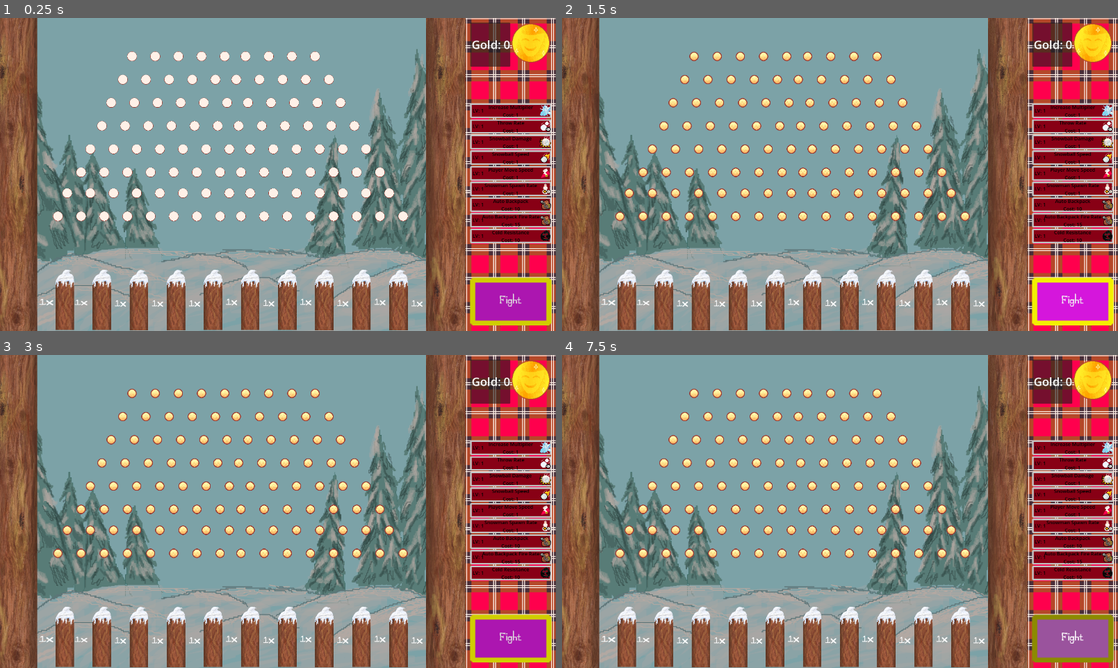
Above: before the commit, frames 1-4 (two rows, left to right).
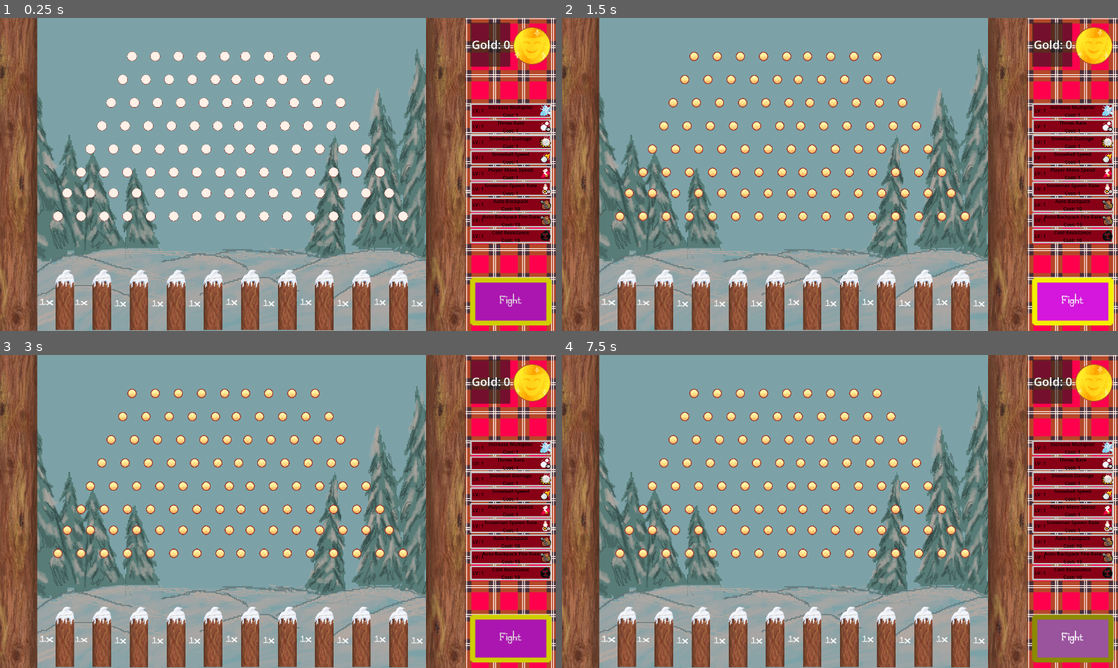
Above: after the commit, the same moments.

Repository: Parker-Vetter/snow-man-brawl
Game: Godot game, scene res://PeggleDrop/PeggleDrop.tscn
Same seed, same stepped clock (60 frames per second), same inputs: the game is played once before the commit and once after it. This scene is started directly instead of the project's main scene. The engine's default icon, where the game draws it, is replaced by a stand-in: a white triangle on a blue panel in a dark square.
Inputs (mouse positions are in pixels of both pictures, inside the frame that each line leads up to):
- Up to frame 1 (0.25 s): no input
- Up to frame 2 (1.5 s): click "Fight" at 0.5 s; click "Fight" at 1.25 s
- Up to frame 3 (3 s): click "Fight" at 2 s; tap Enter at 2.75 s; move the mouse to (44, 639) at 2.77 s; hold Space (Shoot) from 2.78 s (still down); click (44, 639) at 2.92 s
- Up to frame 4 (7.5 s): move the mouse to (645, 639) at 3.52 s; release Space (Shoot) at 3.53 s; tap Space (Shoot) at 3.6, 5.1, 6.6 s; click (645, 639) at 3.67 s; tap Enter at 4.25, 5.75 s; move the mouse to (684, 642) at 4.27 s; hold Space (Shoot) 4.28-5.03 s; click (684, 642) at 4.42 s; move the mouse to (717, 642) at 5.02 s; click (717, 642) at 5.17 s; move the mouse to (756, 642) at 5.77 s; hold Space (Shoot) 5.78-6.53 s; click (756, 642) at 5.92 s; move the mouse to (795, 639) at 6.52 s; click (795, 639) at 6.67 s; move the mouse to (828, 642) at 7.27 s; hold Space (Shoot) from 7.28 s (still down); click (828, 642) at 7.42 s

The runs differ from the first frame. In frame 1, 0.3% of the frame differs, in the area x 92-100%, y 1-15%; in frame 2, 0.3%; in frame 3, 0.3%; in frame 4, 0.3%.
Error in both runs: Out of bounds get index '0' (on base: 'Array[Node]') (res://PeggleDrop/UI/ui_fight.gd:8)

Commit message:
set coin to auto play

Diff:
--- a/PeggleDrop/PeggleDrop.tscn
+++ b/PeggleDrop/PeggleDrop.tscn
@@ -98,6 +98,49 @@
 
 [sub_resource type="StyleBoxEmpty" id="StyleBoxEmpty_pgt64"]
 
+[sub_resource type="AtlasTexture" id="AtlasTexture_w1oa5"]
+atlas = ExtResource("16_w1oa5")
+region = Rect2(0, 0, 96, 96)
+
+[sub_resource type="AtlasTexture" id="AtlasTexture_4vbll"]
+atlas = ExtResource("16_w1oa5")
+region = Rect2(96, 0, 96, 96)
+
+[sub_resource type="AtlasTexture" id="AtlasTexture_i4ga3"]
+atlas = ExtResource("16_w1oa5")
+region = Rect2(192, 0, 96, 96)
+
+[sub_resource type="AtlasTexture" id="AtlasTexture_h6jgu"]
+atlas = ExtResource("16_w1oa5")
+region = Rect2(288, 0, 96, 96)
+
+[sub_resource type="AtlasTexture" id="AtlasTexture_o1kvh"]
+atlas = ExtResource("16_w1oa5")
+region = Rect2(384, 0, 96, 96)
+
+[sub_resource type="SpriteFrames" id="SpriteFrames_y7ifg"]
+animations = [{
+"frames": [{
+"duration": 1.0,
+"texture": SubResource("AtlasTexture_w1oa5")
+}, {
+"duration": 1.0,
+"texture": SubResource("AtlasTexture_4vbll")
+}, {
+"duration": 1.0,
+"texture": SubResource("AtlasTexture_i4ga3")
+}, {
+"duration": 1.0,
+"texture": SubResource("AtlasTexture_h6jgu")
+}, {
+"duration": 1.0,
+"texture": SubResource("AtlasTexture_o1kvh")
+}],
+"loop": true,
+"name": &"default",
+"speed": 5.0
+}]
+
 [sub_resource type="StyleBoxTexture" id="StyleBoxTexture_ltn3o"]
 texture = ExtResource("12_ltn3o")
 texture_margin_left = 20.0
@@ -891,11 +934,12 @@
 size_flags_horizontal = 3
 theme_override_styles/panel = SubResource("StyleBoxEmpty_pgt64")
 
-[node name="Sprite2D" type="Sprite2D" parent="CanvasLayer/MainUI/Control/Panel/HBoxContainer/Panel" unique_id=1932958152]
-position = Vector2(67, 70.5)
-scale = Vector2(1.375, 1.40625)
-texture = ExtResource("16_w1oa5")
-hframes = 5
+[node name="AnimatedSprite2D" type="AnimatedSprite2D" parent="CanvasLayer/MainUI/Control/Panel/HBoxContainer/Panel" unique_id=823078143]
+position = Vector2(71, 80)
+scale = Vector2(1.3541666, 1.3541666)
+sprite_frames = SubResource("SpriteFrames_y7ifg")
+autoplay = "default"
+frame_progress = 0.8132821
 
 [node name="ScrollContainer" type="ScrollContainer" parent="CanvasLayer/MainUI/Control" unique_id=1749986874]
 layout_mode = 0
Not shown: 1 places in PeggleDrop/PeggleDrop.tscn that only renumber resources
